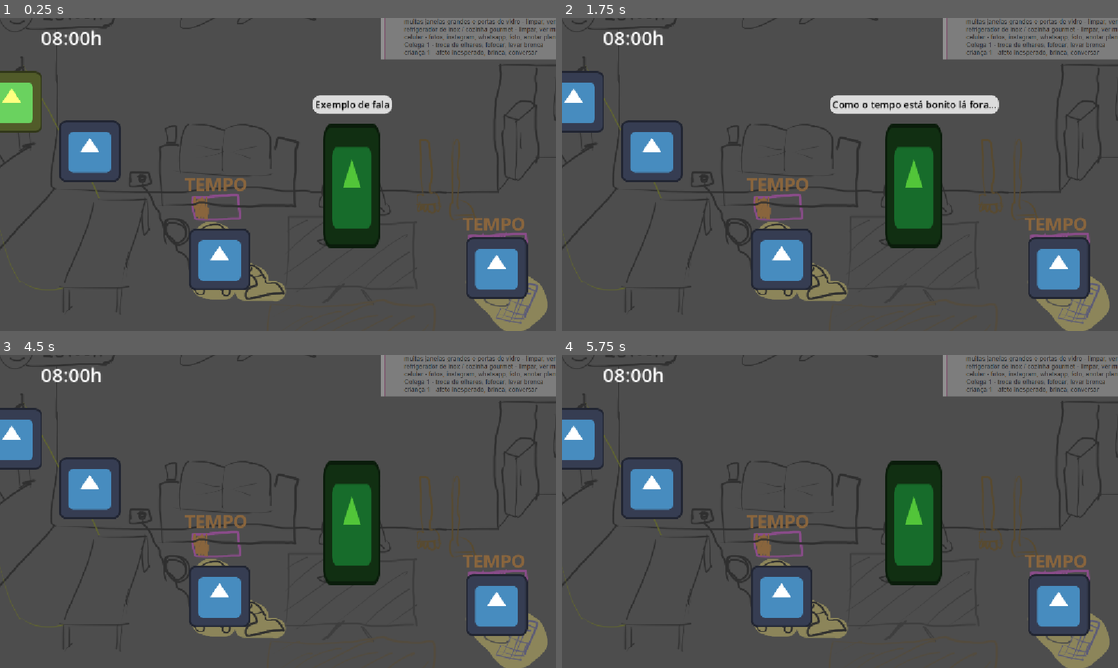
Above: before the commit, frames 1-4 (two rows, left to right).
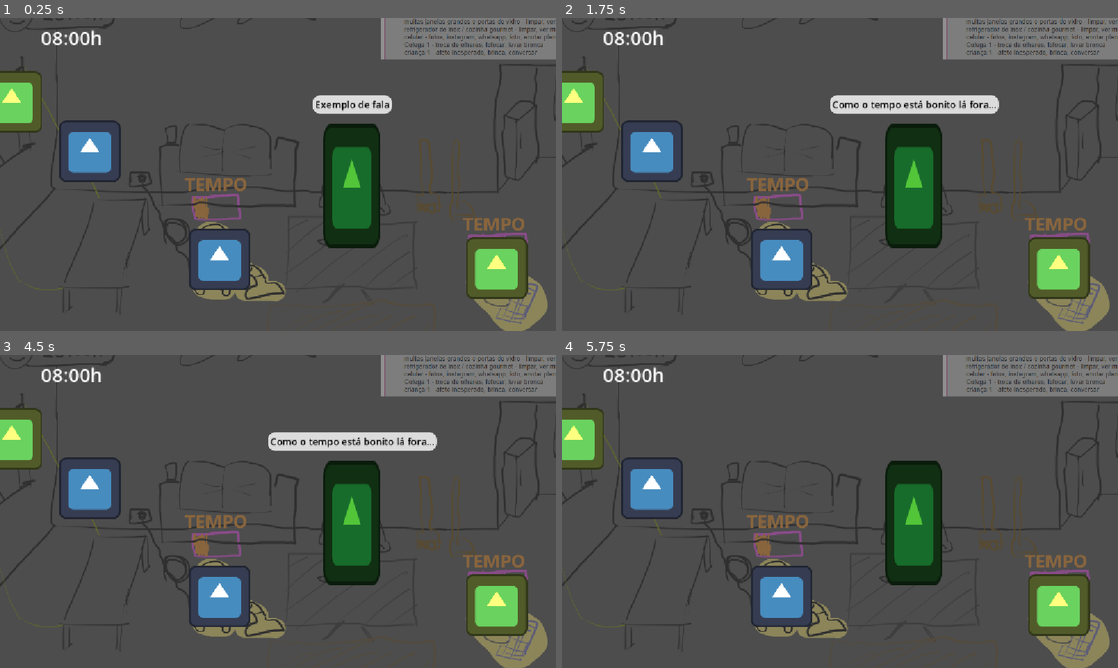
Above: after the commit, the same moments.

Repository: marcnetts/Scienza-Game-Jam
Game: Godot game, scene res://scenes/gameplay_sala.tscn
The game is run twice, just before and just after one commit, with the same random seed, the same clock (stepped at 60 frames per second) and the same inputs. The engine's default icon, where the game draws it, is replaced by a stand-in: a white triangle on a blue panel in a dark square.
Inputs (mouse positions are in pixels of both pictures, inside the frame that each line leads up to):
- Up to frame 1 (0.25 s): no input
- Up to frame 2 (1.75 s): tap Enter at 0.5 s; move the mouse to (778, 259) at 0.52 s; click (778, 259) at 0.67 s; tap Space at 1.25 s; move the mouse to (573, 102) at 1.27 s; click (573, 102) at 1.42 s
- Up to frame 3 (4.5 s): tap Enter at 2, 3.5 s; move the mouse to (494, 605) at 2.02 s; click (494, 605) at 2.17 s; tap Space at 2.75, 4.25 s; move the mouse to (88, 489) at 2.77 s; click (88, 489) at 2.92 s; move the mouse to (444, 558) at 3.52 s; click (444, 558) at 3.67 s; move the mouse to (111, 464) at 4.27 s; click (111, 464) at 4.42 s
- Up to frame 4 (5.75 s): move the mouse to (867, 511) at 5.02 s; click (867, 511) at 5.17 s

The runs differ from the first frame. In frame 1, 2.2% of the frame differs, in the area x 83-95%, y 70-90%; in frame 2, 3.6%; in frame 3, 5.3%, in the area x 0-95%, y 16-90%; in frame 4, 3.6%.

Commit message:
Itens sempre selecionáveis

Diff:
--- a/scenes/gameplay_sala.tscn
+++ b/scenes/gameplay_sala.tscn
@@ -25,11 +25,6 @@
 [node name="ItemSelecionavel" parent="ItensSelecionaveis" unique_id=1860087334 instance=ExtResource("1_hdw4o")]
 position = Vector2(455, 501)
 
-[node name="ItemSelecionavel4" parent="ItensSelecionaveis" unique_id=424156609 instance=ExtResource("1_hdw4o")]
-position = Vector2(24, 175)
-tempo_limpeza = 0.0
-fala_personagem = "Como o tempo está bonito lá fora..."
-
 [node name="ItemSelecionavel2" parent="ItensSelecionaveis" unique_id=1326175262 instance=ExtResource("1_hdw4o")]
 position = Vector2(1029, 519)
 
@@ -54,6 +49,14 @@
 [node name="TimerRelogio" type="Timer" parent="." unique_id=1571522872]
 wait_time = 30.0
 
+[node name="ItensSempreSelecionaveis" type="Node2D" parent="." unique_id=172458935]
+
+[node name="ItemSelecionavel4" parent="ItensSempreSelecionaveis" unique_id=424156609 instance=ExtResource("1_hdw4o")]
+position = Vector2(24, 175)
+tempo_limpeza = 0.0
+fala_personagem = "Como o tempo está bonito lá fora..."
+sempre_selecionavel = true
+
 [connection signal="timeout" from="TimerGeral" to="." method="_on_timer_geral_timeout"]
 [connection signal="timeout" from="TimerTarefas" to="." method="_on_timer_tarefas_timeout"]
 [connection signal="timeout" from="TimerRelogio" to="." method="_on_timer_relogio_timeout"]
--- a/scripts/gameplay_sala.gd
+++ b/scripts/gameplay_sala.gd
@@ -9,6 +9,7 @@
 @export var is_continuar_sujando_final_jogo: bool = false
 
 @onready var itens_selecionaveis: Array[ItemSelecionavel]
+@onready var itens_sempre_selecionaveis: Array[ItemSelecionavel]
 @export var ids_itens_ja_selecionaveis: Array[int] = []
 
 @onready var timer_geral: Timer = $TimerGeral
@@ -24,6 +25,9 @@
 		if is_instance_of(child, ItemSelecionavel):
 			child.jogador_falando.connect(falar_jogador)
 			itens_selecionaveis.append(child)
+	for child in $ItensSempreSelecionaveis.get_children():
+		if is_instance_of(child, ItemSelecionavel):
+			child.jogador_falando.connect(falar_jogador)
 	for id in ids_itens_ja_selecionaveis:
 		itens_selecionaveis[id].sujar()
 	falar_jogador('Exemplo de fala')
--- a/scripts/item_selecionavel.gd
+++ b/scripts/item_selecionavel.gd
@@ -7,7 +7,7 @@
 @export var tempo_limpeza: float = 3.0
 @export var segundos_timer_item_nao_selectionavel: float = 15.0
 @export var fala_personagem: String
-@export var precisa_segurar_mouse: bool = true
+@export var sempre_selecionavel: bool = false
 
 @onready var sprite: Sprite2D = $Sprite2D
 @onready var colisao: CollisionShape2D = $CollisionShape2D
@@ -34,6 +34,8 @@
 	barra_progresso.max_value = tempo_limpeza
 
 func _process(delta):
+	if not is_precisa_interagir and sempre_selecionavel:
+		sujar()
 	if is_precisa_interagir and is_mouse_por_cima and Input.is_mouse_button_pressed(MOUSE_BUTTON_LEFT):
 		avancar_limpeza(delta)
 	else:
